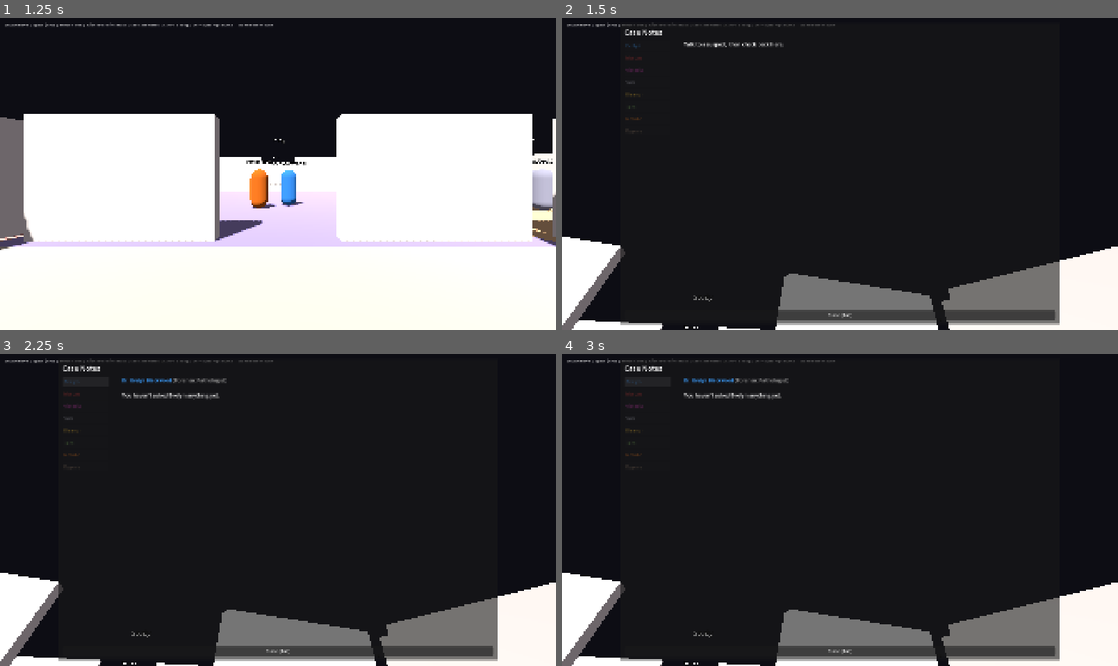
Above: before the commit, frames 1-4 (two rows, left to right).
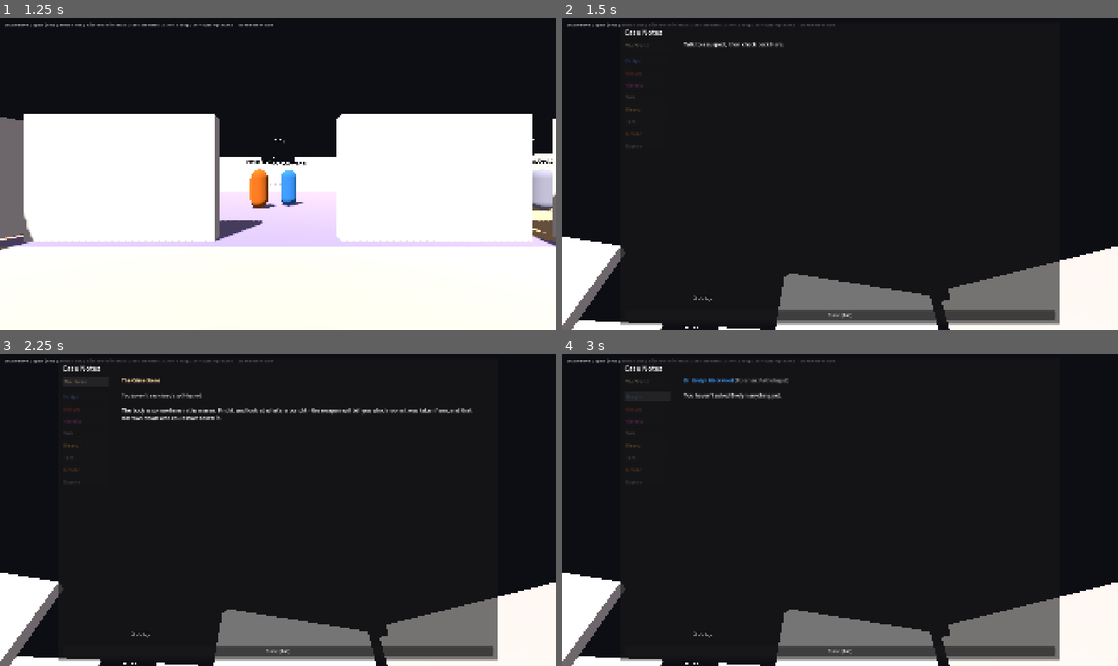
Above: after the commit, the same moments.

Repository: TylerHat/ArchibaldManorMystery
Game: Godot game, scene res://Scenes/Main.tscn
Two runs of this game, one before a commit and one after it. Both use one fixed random seed, a clock stepped at 60 frames per second and the inputs below.
Inputs (mouse positions are in pixels of both pictures, inside the frame that each line leads up to):
- Up to frame 1 (1.25 s): click "Start Game" at 0.5 s
- Up to frame 2 (1.5 s): move the mouse to (867, 170) at 1.27 s; hold W (move_forward) from 1.28 s (still down); hold Tab (toggle_notes) from 1.28 s (still down); click (867, 170) at 1.42 s
- Up to frame 3 (2.25 s): tap Space (jump) at 1.52 s; release W (move_forward) at 2 s; release Tab (toggle_notes) at 2 s; click (83, 382) at 2 s, where only the run after the commit has a clickable "The Scene"
- Up to frame 4 (3 s): click "Evelyn" at 2.75 s

Frame 1 is identical in both runs. In frame 2, 0.2% of the frame differs, in the area x 11-15%, y 8-42%; in frame 3, 1.3%, in the area x 11-85%, y 7-42%; in frame 4, 0.2%.

Commit message:
added scene tab to notepad for realism. Also made Evelyn harder because she expert

Diff:
--- a/scripts/CaseGenerator.gd
+++ b/scripts/CaseGenerator.gd
@@ -669,6 +669,51 @@
 	return latest
 
 
+## The half-hour slot the house's forensic expert will state as the time of
+## death, having examined the body herself.
+##
+## Innocent, she simply reports the truth, which collapses the body's 90-minute
+## window to a single slot and eliminates whoever was accounted for then.
+##
+## Guilty, she has the one qualification in the house that lets her be believed
+## about this, and every reason to use it. Her false time is chosen to be
+## - outside the window the body itself suggests, so a detective who examined
+##   the body can catch the discrepancy without needing anyone's help, and
+## - a slot where she was genuinely with somebody, so her expert opinion hands
+##   her a corroborated alibi.
+##
+## Returns the slot index, or -1 if there is no expert in play.
+static func expert_claim_slot(c: Dictionary, expert_id: String) -> int:
+	if c.is_empty() or not Dictionary(c["true_paths"]).has(expert_id):
+		return -1
+	var ms := int(c["murder_slot"])
+	if expert_id != String(c["murderer_id"]):
+		return ms
+
+	var window := death_window(c)
+	var outside := []
+	var outside_and_alibied := []
+	for s in range(DINNER_SLOTS, SLOT_COUNT):
+		if s >= int(window[0]) and s <= int(window[1]):
+			continue
+		outside.append(s)
+		for pid in c["true_paths"].keys():
+			if String(pid) == expert_id:
+				continue
+			if String(c["true_paths"][pid][s]) == String(c["true_paths"][expert_id][s]):
+				if not outside_and_alibied.has(s):
+					outside_and_alibied.append(s)
+	if not outside_and_alibied.is_empty():
+		return int(outside_and_alibied[0])
+	if not outside.is_empty():
+		return int(outside[0])
+	# Nowhere outside the window works; any slot but the real one still lies.
+	for s in range(DINNER_SLOTS, SLOT_COUNT):
+		if s != ms:
+			return s
+	return ms
+
+
 ## The coarse time-of-death window shown when the body is examined: 3 slots
 ## (90 minutes) containing the truth but not pinning it. Evelyn Blackwood's
 ## job is to narrow this to the single true slot.
--- a/scripts/CaseGeneratorTest.gd
+++ b/scripts/CaseGeneratorTest.gd
@@ -67,6 +67,11 @@
 	var murder_rooms := {}
 	var murder_slots := {}
 	var weapons := {}
+	# Who actually ends up guilty, against how often they were in the house at
+	# all. The ratio is what matters - a suspect picked into more games will
+	# naturally be the murderer in more games.
+	var murderers := {}
+	var appearances := {}
 	var elapsed := Time.get_ticks_msec()
 
 	for i in range(CASES):
@@ -86,6 +91,9 @@
 
 		valid += 1
 		attempts += int(c["attempts"])
+		murderers[c["murderer_id"]] = int(murderers.get(c["murderer_id"], 0)) + 1
+		for pid in active:
+			appearances[pid] = int(appearances.get(pid, 0)) + 1
 		murder_rooms[c["murder_room"]] = int(murder_rooms.get(c["murder_room"], 0)) + 1
 		murder_slots[c["murder_slot"]] = int(murder_slots.get(c["murder_slot"], 0)) + 1
 		var wname := String(Dictionary(c["weapon"])["name"])
@@ -139,6 +147,7 @@
 		"block_count": block_count, "block_max": block_max, "unalibied": unalibied,
 		"victim_rooms": victim_rooms, "share_max": share_max,
 		"murder_rooms": murder_rooms, "murder_slots": murder_slots, "weapons": weapons,
+		"murderers": murderers, "appearances": appearances,
 	}
 
 
@@ -153,6 +162,28 @@
 	print("victim's rooms before he died:      %.2f avg" % (float(s["victim_rooms"]) / valid))
 	print("innocents with no alibi at the murder slot: %.2f avg   (these are your red herrings)" % (float(s["unalibied"]) / valid))
 	print("most suspects ever in one room:     %d   (cap is %d)" % [int(s["share_max"]), CaseGenerator.MAX_PER_ROOM])
+
+	# If one suspect is guilty far more often than the others relative to how
+	# often they're in the house, the murderer draw is biased. Expect every
+	# "guilty when present" figure to sit near 1/(cast size) - with mixed cast
+	# sizes that averages out around 25-30%.
+	print("\nwho ends up guilty (guilty / times in the house):")
+	var flagged := false
+	var ids: Array = s["appearances"].keys()
+	ids.sort()
+	for id in ids:
+		var seen := int(s["appearances"][id])
+		var guilty := int(s["murderers"].get(id, 0))
+		var pct := 100.0 * guilty / maxi(1, seen)
+		var note := ""
+		if pct > 45.0 or pct < 12.0:
+			note = "   <-- SKEWED"
+			flagged = true
+		print("   %-14s %5d / %5d  = %5.1f%%%s" % [String(id), guilty, seen, pct, note])
+	if flagged:
+		print("   !! murderer selection looks biased - report this")
+	else:
+		print("   all within normal range - murderer draw is uniform")
 
 	print("\nmurder room spread:")
 	var rooms: Array = s["murder_rooms"].keys()
--- a/scripts/GameManager.gd
+++ b/scripts/GameManager.gd
@@ -33,6 +33,12 @@
 const RECAP_MAX_CHARS := 160
 
 const VICTIM_NAME := "Lord Reginald Archibald"
+
+## The forensic pathologist. She is the only character who can narrow the
+## body's time of death from a 90-minute window to a single half-hour slot -
+## and the only one who can lie about it convincingly. See
+## CaseGenerator.expert_claim_slot().
+const EXPERT_ID := "blackwood"
 
 ## Used only if CaseGenerator somehow fails to produce a case - the game falls
 ## back to the original fixed scenario rather than crashing. Everything real
@@ -535,6 +541,28 @@
 		text += "own personal secret described above, and can be a little evasive ONLY about that specific secret if pressed, "
 		text += "but you are otherwise honest.\n\n"
 
+	# The one character whose occupation gives her information nobody else in
+	# the house can produce. The body only yields a 90-minute window to an
+	# ordinary observer; she collapses it to a single half hour, which usually
+	# clears two or three people outright. It also makes her dangerous when
+	# she's guilty, since she is the only person who can lie with authority.
+	if id == EXPERT_ID and not case_data.is_empty():
+		var claim := CaseGenerator.expert_claim_slot(case_data, id)
+		if claim >= 0:
+			text += "YOUR EXPERT FINDING: you examined the body this morning - it is your profession, and "
+			text += "nobody else here is qualified to. You are confident he died at about %s, " % CaseGenerator.SLOT_TIMES[claim]
+			text += "and you can say so with far more precision than anyone looking at him casually could. "
+			if id == murderer_id:
+				text += "This is a lie. You know perfectly well when he died, because you were there. You are "
+				text += "using the one thing in this house nobody can argue with to move the time away from "
+				text += "yourself. State it calmly, as a professional judgement. Do not hedge, do not offer a "
+				text += "range, and do not let anyone talk you off it - but if the detective points out that "
+				text += "the body itself suggests otherwise, you will be badly rattled.\n\n"
+			else:
+				text += "Say so plainly if you are asked about the body, the time of death, or the injuries. "
+				text += "You are not showing off - you are stating what you know. If someone's account of "
+				text += "where they were conflicts with that time, you can point it out.\n\n"
+
 	# Deliberately the LAST thing in the system prompt. A 3B model weights the
 	# end of its context far more heavily than the middle, and this is the one
 	# block it must not paraphrase from memory - every alibi question in the
--- a/scripts/Main.gd
+++ b/scripts/Main.gd
@@ -120,6 +120,10 @@
 var notes_tab_buttons: Dictionary = {} # character_id -> Button
 var notes_flag_dots: Dictionary = {} # character_id -> ColorRect (shown when Slipups has real content)
 var notes_selected_char: String = ""
+
+## Reserved tab id for the crime-scene evidence pane. Not a character, so
+## anything that treats a tab id as a suspect has to skip it.
+const EVIDENCE_TAB := "__evidence__"
 var _pending_summaries: Dictionary = {} # character_id -> true while a summary request is in flight
 
 var win_panel: Panel
@@ -1374,6 +1378,27 @@
 
 	notes_tab_buttons.clear()
 	notes_flag_dots.clear()
+
+	# Evidence sits above the suspects, and isn't one of them: it's the case
+	# file rather than an interview. Same tab machinery, reserved id.
+	var ev_row := HBoxContainer.new()
+	ev_row.add_theme_constant_override("separation", 6)
+	tabs_vbox.add_child(ev_row)
+	var ev_btn := Button.new()
+	ev_btn.text = "The Scene"
+	ev_btn.custom_minimum_size = Vector2(160, 36)
+	ev_btn.alignment = HORIZONTAL_ALIGNMENT_LEFT
+	ev_btn.add_theme_font_size_override("font_size", 16)
+	ev_btn.add_theme_color_override("font_color", Color(1, 0.85, 0.6))
+	ev_btn.add_theme_color_override("font_hover_color", Color(1, 0.85, 0.6))
+	ev_btn.add_theme_color_override("font_pressed_color", Color(1, 0.85, 0.6))
+	ev_btn.pressed.connect(func(): _select_notes_character(EVIDENCE_TAB))
+	ev_row.add_child(ev_btn)
+	notes_tab_buttons[EVIDENCE_TAB] = ev_btn
+
+	var sep := HSeparator.new()
+	tabs_vbox.add_child(sep)
+
 	for c in GameManager.active_characters():
 		var id: String = c["id"]
 		var color: Color = NPC_COLORS.get(id, Color.WHITE)
@@ -2102,8 +2127,13 @@
 		# Default to whichever suspect was showing last time, unless you
 		# haven't talked to them (or anyone) - then pick the first suspect
 		# with any conversation.
-		if notes_selected_char == "" or not GameManager.has_notes(notes_selected_char):
+		# has_notes() only means anything for a suspect - don't let it bounce
+		# you off the evidence tab, which has its own contents.
+		if notes_selected_char != EVIDENCE_TAB and (notes_selected_char == "" or not GameManager.has_notes(notes_selected_char)):
 			notes_selected_char = _first_interviewed_character()
+			# Nothing said to anyone yet, but you've been looking around.
+			if notes_selected_char == "" and not GameManager.evidence_found.is_empty():
+				notes_selected_char = EVIDENCE_TAB
 		_select_notes_character(notes_selected_char)
 		player.set_mouse_captured(false)
 	elif not dialogue_panel.visible and not accusation_panel.visible:
@@ -2124,7 +2154,9 @@
 func _select_notes_character(id: String) -> void:
 	notes_selected_char = id
 	_update_notes_tab_styles()
-	if id != "" and not _pending_summaries.has(id) and GameManager.needs_summary_refresh(id):
+	# The evidence pane is read straight out of what you've examined - there's
+	# nothing to summarize and nothing to ask Ollama for.
+	if id != EVIDENCE_TAB and id != "" and not _pending_summaries.has(id) and GameManager.needs_summary_refresh(id):
 		_pending_summaries[id] = true
 		GameManager.request_summary(id)
 	_render_notes_content(id)
@@ -2138,7 +2170,8 @@
 func _update_notes_tab_styles() -> void:
 	for id in notes_tab_buttons.keys():
 		var btn: Button = notes_tab_buttons[id]
-		var talked: bool = GameManager.has_notes(id)
+		# The evidence tab dims until you've actually examined something.
+		var talked: bool = (not GameManager.evidence_found.is_empty()) if id == EVIDENCE_TAB else GameManager.has_notes(id)
 		btn.modulate = Color(1, 1, 1, 1.0) if talked else Color(1, 1, 1, 0.4)
 
 		if id == notes_selected_char:
@@ -2150,7 +2183,7 @@
 
 		var dot: ColorRect = notes_flag_dots.get(id)
 		if dot:
-			dot.visible = _has_slipup_flag(id)
+			dot.visible = id != EVIDENCE_TAB and _has_slipup_flag(id)
 
 
 func _selected_tab_stylebox() -> StyleBoxFlat:
@@ -2202,8 +2235,32 @@
 ## Slipups / Contradictions sections, a "Summarizing..." placeholder while one's
 ## in flight, or a raw transcript fallback if no summary is available (nothing
 ## asked yet, or the last summarization attempt failed).
+## The physical case file: everything you've examined, in the order you found
+## it. Unlike the suspect tabs this is never AI-summarized - it's what you saw
+## with your own eyes, so it's reproduced verbatim and can be trusted against
+## anything a suspect tells you.
+func _render_evidence_notes() -> void:
+	notes_log.append_text("[b][color=#ffd9a0]The Crime Scene[/color][/b]\n\n")
+	if GameManager.evidence_found.is_empty():
+		notes_log.append_text("[i]You haven't examined anything yet.[/i]\n\n")
+		notes_log.append_text("The body is somewhere in the manor. Find it, and look at what's around it - ")
+		notes_log.append_text("the weapon will tell you which room it was taken from, and that narrows down ")
+		notes_log.append_text("who could have taken it.")
+		return
+
+	notes_log.append_text("[color=#999999]%d thing%s examined. This is what you saw yourself - unlike an interview, none of it is anyone's word against anyone else's.[/color]\n\n" % [
+		GameManager.evidence_found.size(), "" if GameManager.evidence_found.size() == 1 else "s"])
+
+	for e in GameManager.evidence_found:
+		notes_log.append_text("[b][color=#ffd9a0]%s[/color][/b]\n" % String(e["title"]).capitalize())
+		notes_log.append_text("%s\n\n" % _colorize_names(String(e["text"])))
+
+
 func _render_notes_content(id: String) -> void:
 	notes_log.clear()
+	if id == EVIDENCE_TAB:
+		_render_evidence_notes()
+		return
 	if id == "":
 		notes_log.append_text("Talk to a suspect, then check back here.")
 		return
Not shown, changed: PLAN_ProceduralCases.md
Not shown, changed: README.md
Not shown, changed: TESTING_Phase2_3.md
